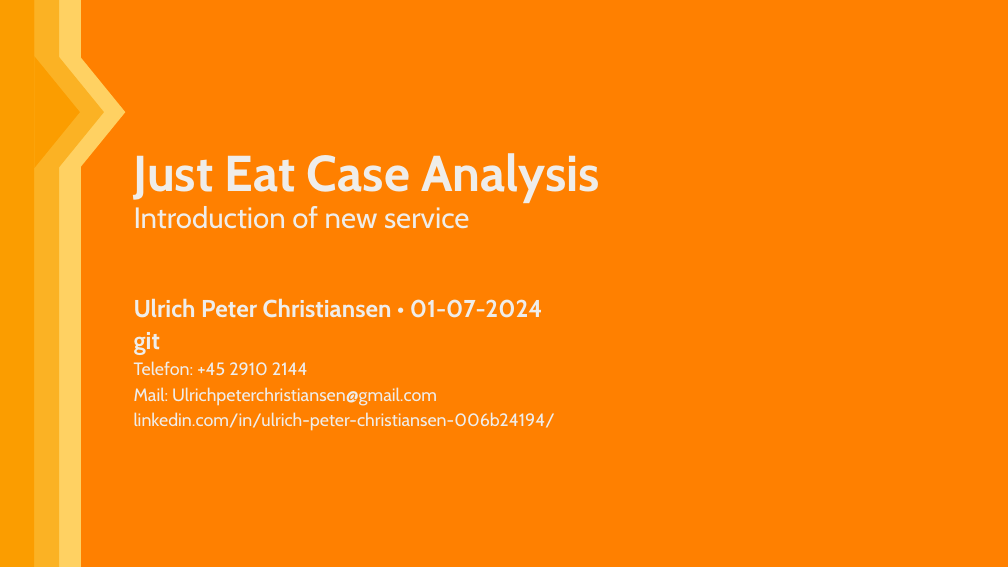
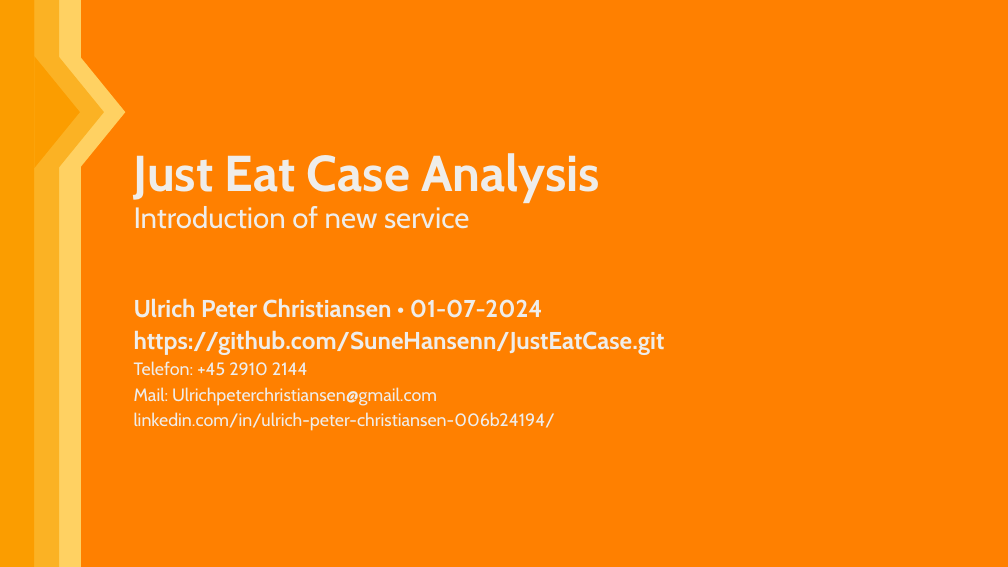
Before and after one commit to SuneHansenn/JustEatCase, a slide deck: slide 1 of case_presentation.pptx. Drawn at 1008x567 pixels with LibreOffice and Linux fonts; fonts in the diff are those of the drawing. Boxes give left, top, right and bottom in pixels: in the first picture for what was removed or moved away, otherwise in the second. Text is boxed around its words. In the diff, an @@ line names an element or a change of style, - is before the commit and + after.

```diff
--- a/case_presentation.pptx
+++ b/case_presentation.pptx
@@ text at <box>134,330,665,355</box>: text changed @@
-git
+https://github.com/SuneHansenn/JustEatCase.git
```
Also in this commit, not shown: 1 other file.
